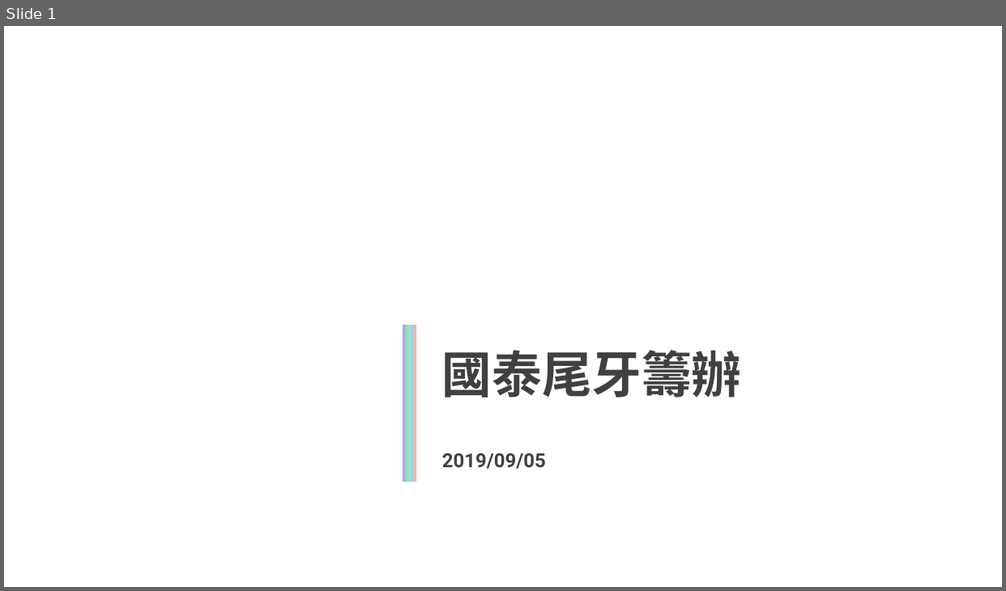
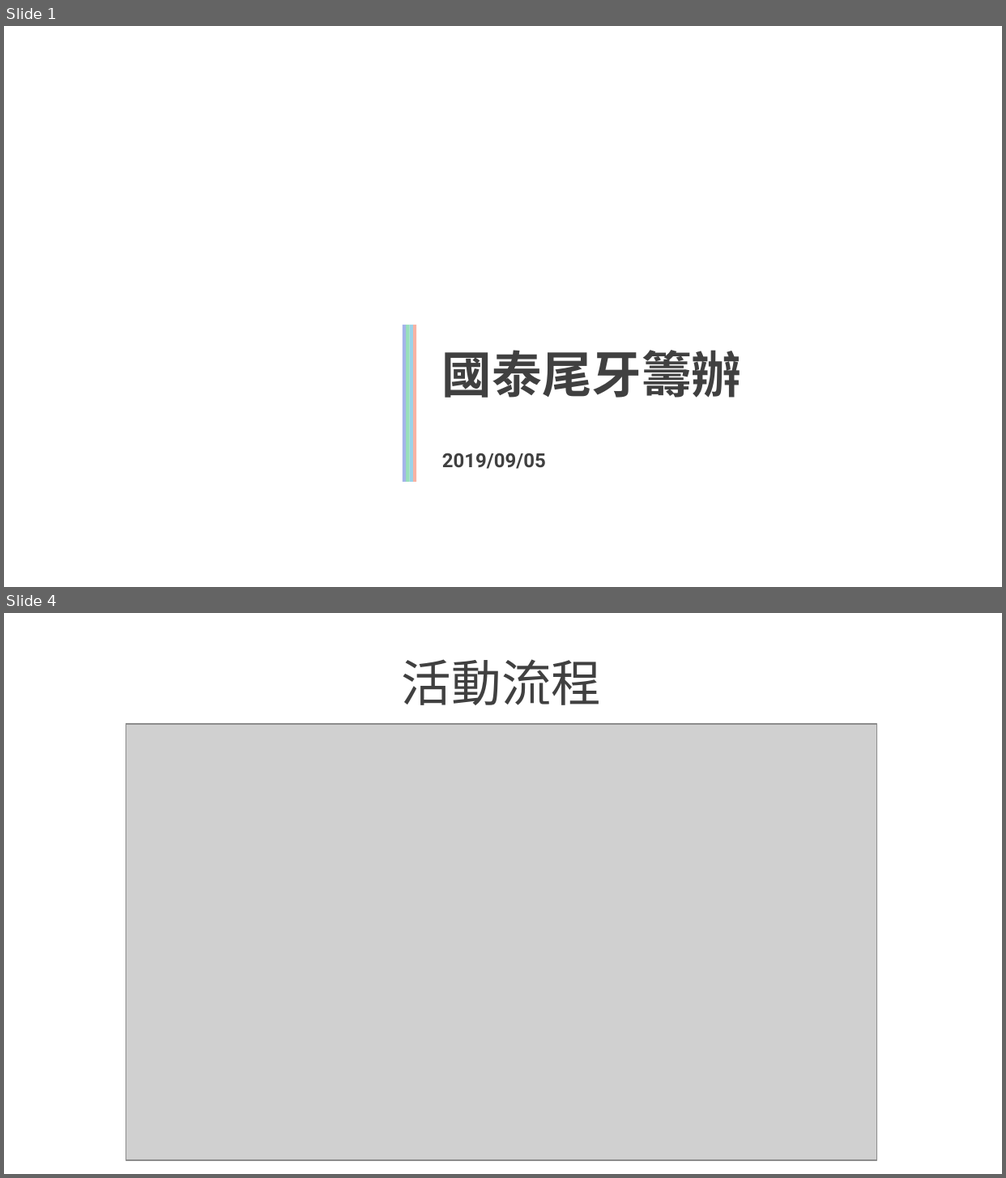
Before and after one commit to wen09210/image, a slide deck: 尾牙籌辦簡報.pptx. Shown one above the other, each under a label of ours: slide 1 before the commit, slides 1 and 4 after it; the slides between them are not shown. The pictures are 1006x591 and 1006x1178 pixels, drawn with LibreOffice and Linux fonts; fonts in the diff are those of the drawing; grey boxes stand for pictures; background and template pictures are left out. Boxes give left, top, right and bottom in pixels: in the first picture for what was removed or moved away, otherwise in the second. Text is boxed around its words. In the diff, an @@ line names an element or a change of style, - is before the commit and + after.

```diff
--- a/尾牙籌辦簡報.pptx
+++ b/尾牙籌辦簡報.pptx
@@ slide 4 added at bbox=[4, 613, 1002, 1174], background picture (left out) @@
@@ text added at bbox=[402, 659, 601, 705], 36 pt, text #404040 @@
+活動流程
@@ picture added at bbox=[126, 724, 877, 1161] @@
```
Also in this commit, not shown: 2 other slides added.
